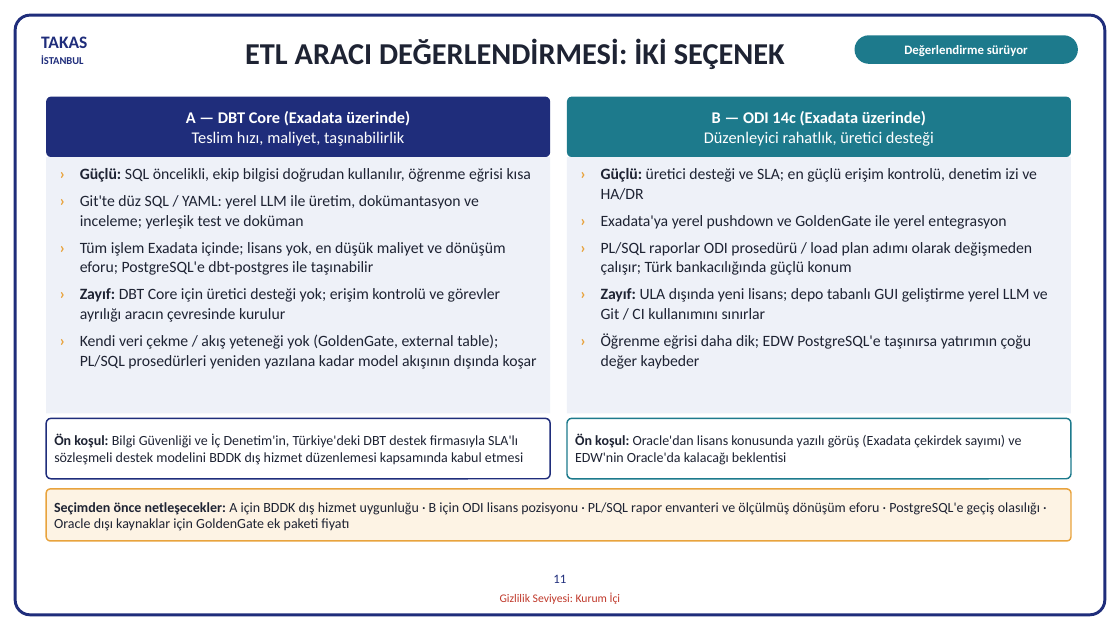
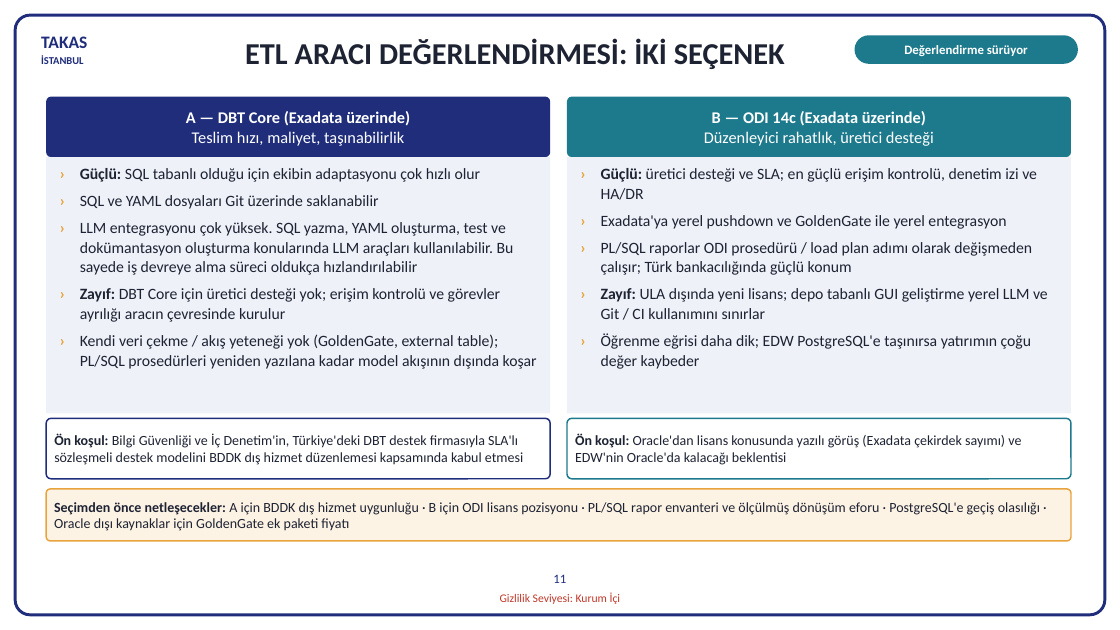
Before and after one commit to hanifidemirel0/Cursor-Projects, a slide deck: slide 11 of outputs/dwh-sunum-kasim-2026/5 - DWHSunum_Kasim2026.pptx. Drawn at 1120x630 pixels with LibreOffice and Linux fonts; fonts in the diff are those of the drawing. Boxes give left, top, right and bottom in pixels: in the first picture for what was removed or moved away, otherwise in the second. Text is boxed around its words. In the diff, an @@ line names an element or a change of style, - is before the commit and + after.

```diff
--- a/outputs/dwh-sunum-kasim-2026/5 - DWHSunum_Kasim2026.pptx
+++ b/outputs/dwh-sunum-kasim-2026/5 - DWHSunum_Kasim2026.pptx
@@ text at [80, 168, 514, 275]: text changed @@
-› Güçlü: SQL öncelikli, ekip bilgisi doğrudan kullanılır, öğrenme eğrisi kısa
-› Git'te düz SQL / YAML: yerel LLM ile üretim, dokümantasyon ve inceleme; yerleşik test ve doküman
-› Tüm işlem Exadata içinde; lisans yok, en düşük maliyet ve dönüşüm eforu; PostgreSQL'e dbt-postgres ile taşınabilir
+› Güçlü: SQL tabanlı olduğu için ekibin adaptasyonu çok hızlı olur
+› SQL ve YAML dosyaları Git üzerinde saklanabilir
+› LLM entegrasyonu çok yüksek. SQL yazma, YAML oluşturma, test ve dokümantasyon oluşturma konularında LLM araçları kullanılabilir. Bu sayede iş devreye alma süreci oldukça hızlandırılabilir
```
Also in this commit, not shown: 2 other files.
